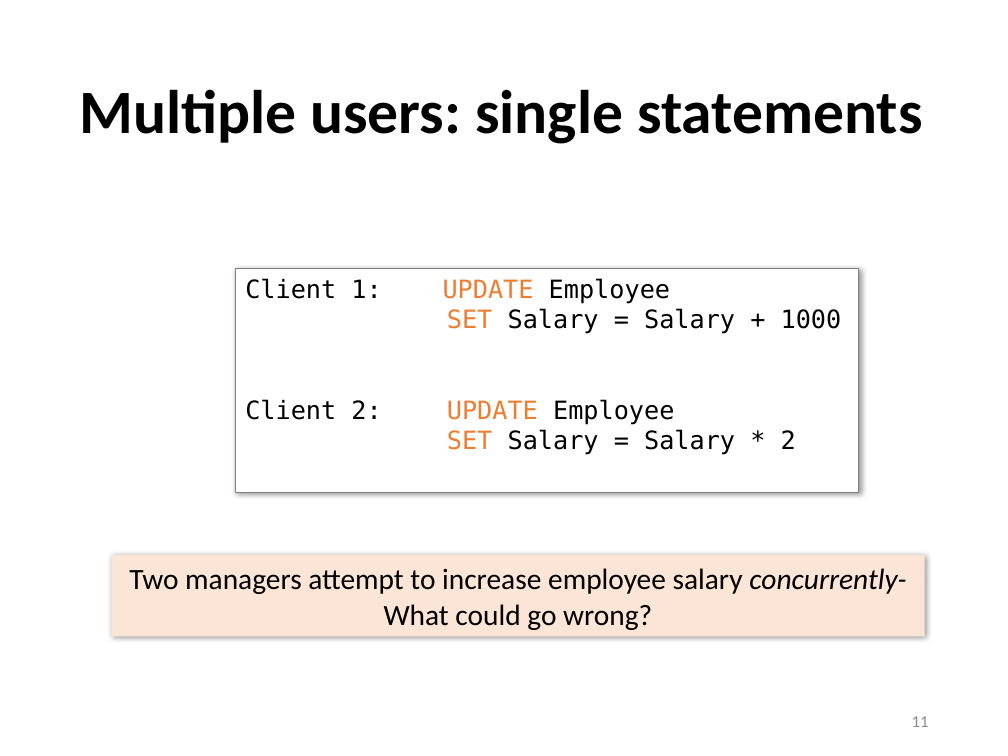
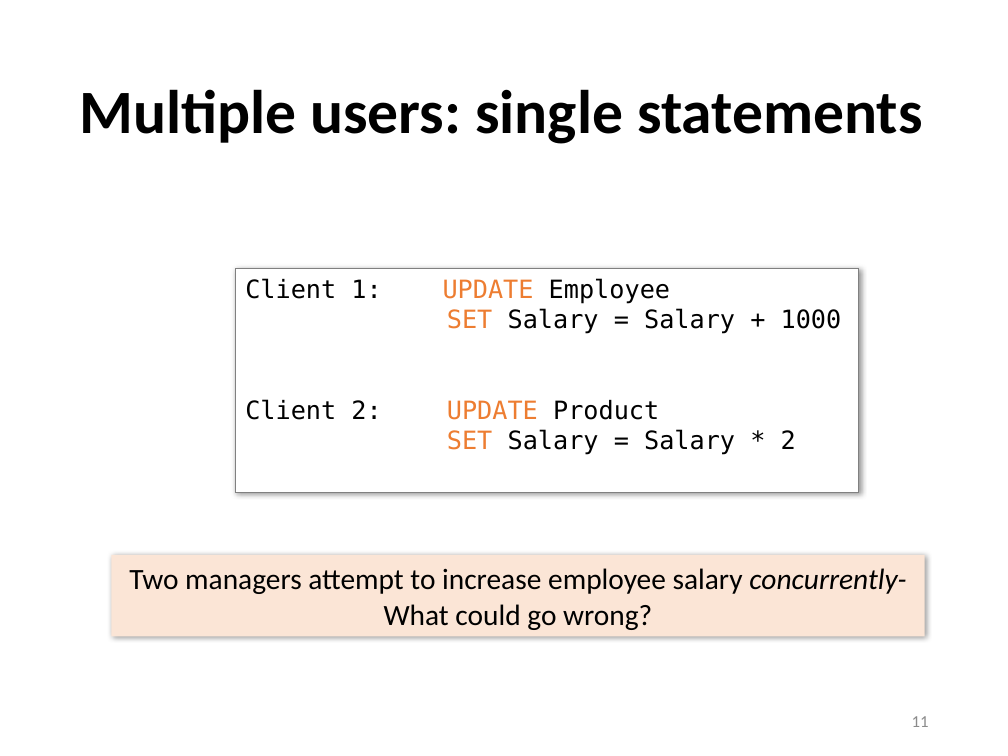
Before and after one commit to sfu-db/cmpt354, a slide deck: slide 11 of Lectures/lec11-transaction.pptx. Drawn at 1008x756 pixels with LibreOffice and Linux fonts; fonts in the diff are those of the drawing. Boxes give left, top, right and bottom in pixels: in the first picture for what was removed or moved away, otherwise in the second. Text is boxed around its words. In the diff, an @@ line names an element or a change of style, - is before the commit and + after.

Commit message:
lec 11

```diff
--- a/Lectures/lec11-transaction.pptx
+++ b/Lectures/lec11-transaction.pptx
@@ text in rectangle at (245,278,842,420): text changed @@
-Client 1: UPDATE Employee
-SET Salary = Salary + 1000
-Client 2: UPDATE Employee
+Client 1: UPDATE Employee
+SET Salary = Salary + 1000
+Client 2: UPDATE Product
```
Also in this commit, not shown: 19 other slides changed, 13 slides added.
